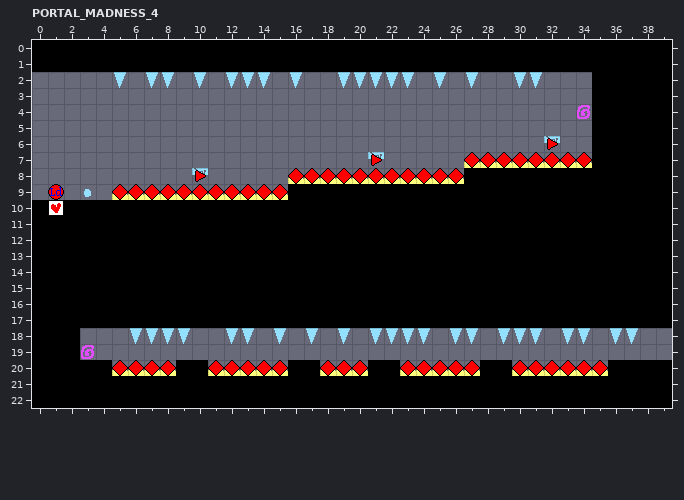
An edit to a level. LDtk project, Assets/LDtk/level_7.ldtk. Above: the version before the commit.
Cells are 16x16 px. Shown: PORTAL_MADNESS_4 x 0..39, y 0..22. The commit also changed other parts of the map, which this record leaves out.
The same view after the edit:
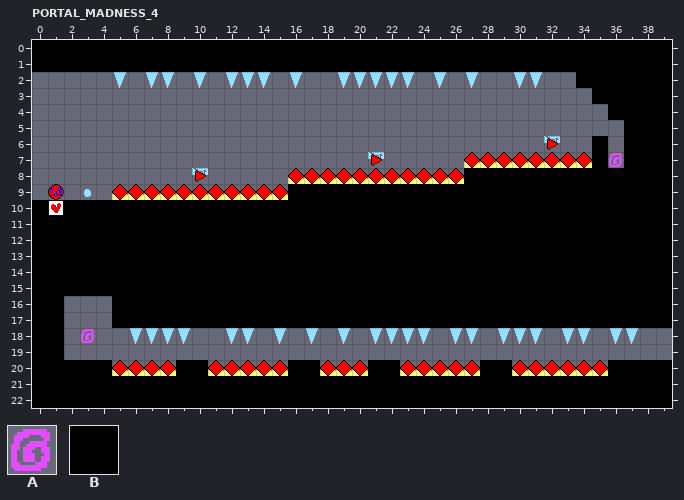
Key: from "ENTITIES": A 62; from "GROUND": B 0.
_ is an empty cell.
Changes in this commit:
Layer "GROUND":
y 2: x 34 _ -> B
y 4: x 35 B -> _
y 5: x 35..36 BB -> __
y 6..7: x 36 B -> _
y 16..17: x 2..4 BBB -> ___
y 18..19: x 2 B -> _
Layer "ENTITIES":
y 4: x 34 A -> _
y 7: x 36 _ -> A
y 18: x 3 _ -> A
y 19: x 3 A -> _
Changed places in both pictures, as pixel boxes (x1, y1, x2, y2):
added: (576, 72, 592, 88)
changed: (577, 104, 624, 168)
changed: (64, 296, 112, 360)
